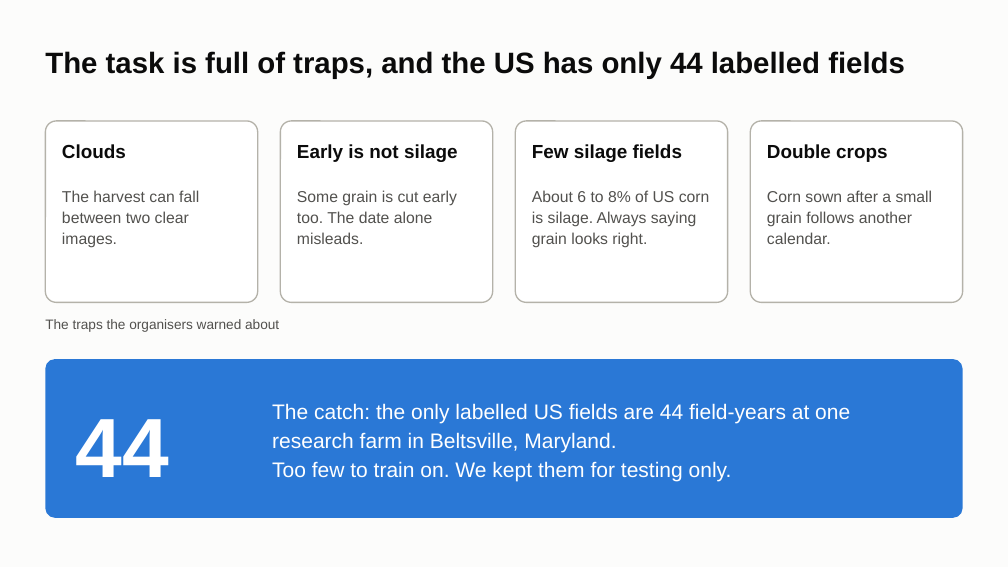
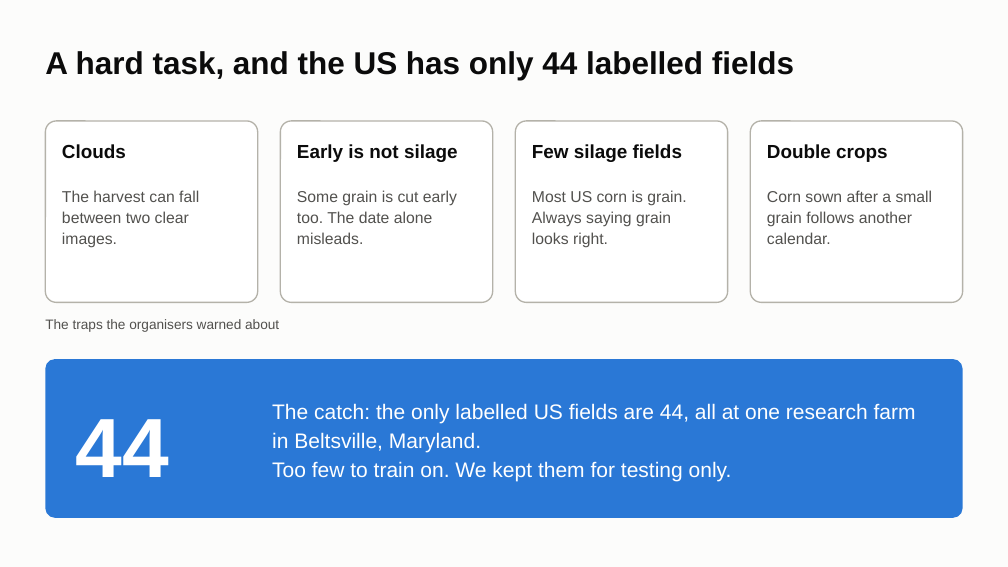
Before and after one commit to ChenSiyun1234/FieldVision, a slide deck: slide 2 of handoff/presentation/FieldVision_model_story.pptx. Drawn at 1008x567 pixels with LibreOffice and Linux fonts; fonts in the diff are those of the drawing. Boxes give left, top, right and bottom in pixels: in the first picture for what was removed or moved away, otherwise in the second. Text is boxed around its words. In the diff, an @@ line names an element or a change of style, - is before the commit and + after.

```diff
--- a/handoff/presentation/FieldVision_model_story.pptx
+++ b/handoff/presentation/FieldVision_model_story.pptx
@@ title at (45, 51, 794, 80): text changed; size 28 to 30 pt @@
-The task is full of traps, and the US has only 44 labelled fields
+A hard task, and the US has only 44 labelled fields
@@ text at (532, 190, 686, 248): text changed @@
-About 6 to 8% of US corn is silage. Always saying grain looks right.
+Most US corn is grain. Always saying grain looks right.
@@ text at (272, 403, 916, 453): text changed @@
-The catch: the only labelled US fields are 44 field-years at one research farm in Beltsville, Maryland.
+The catch: the only labelled US fields are 44, all at one research farm in Beltsville, Maryland.
```
Also in this commit, not shown: 6 other slides changed, 5 slides added, 8 slides removed, 2 other files.
